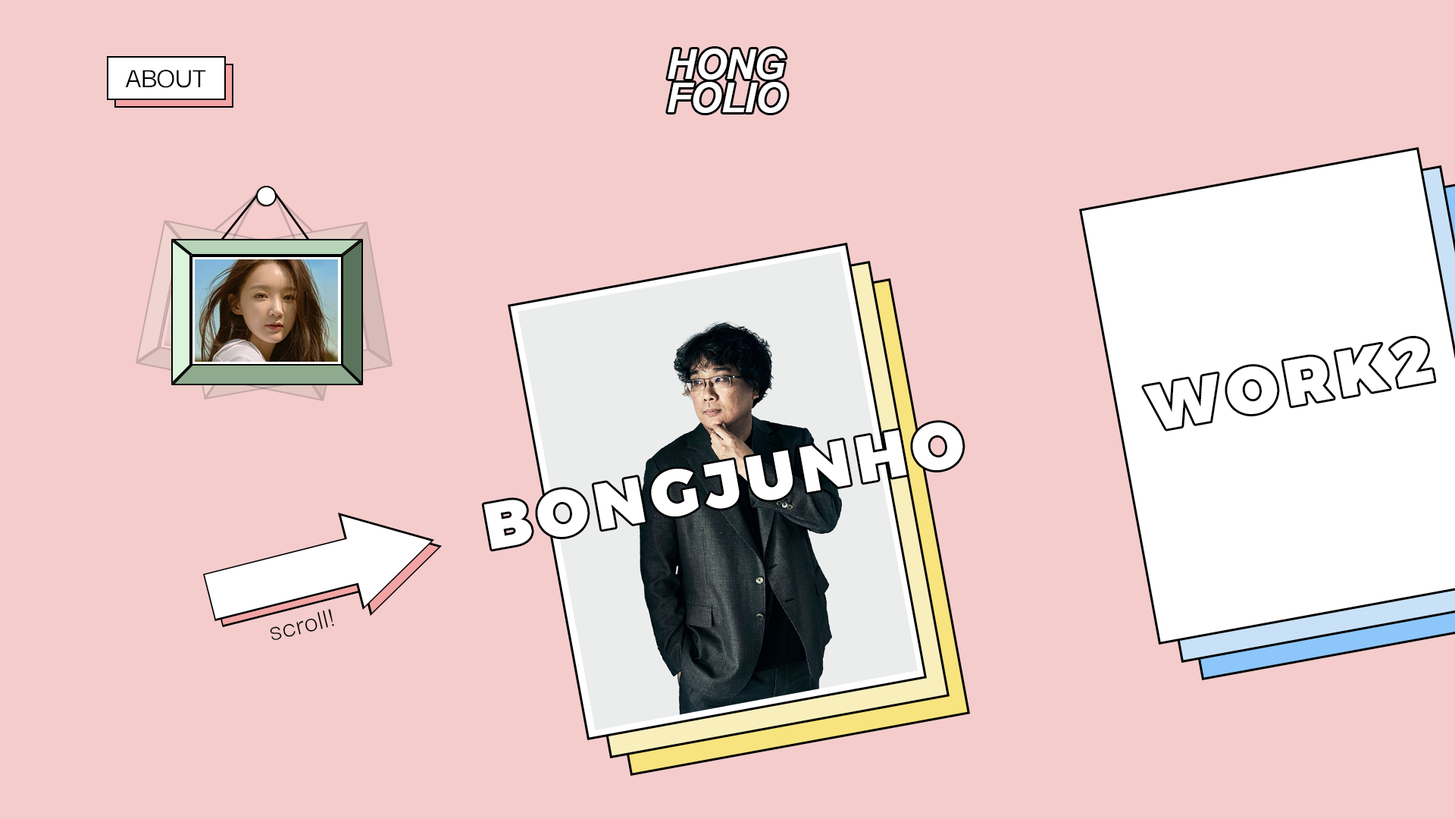
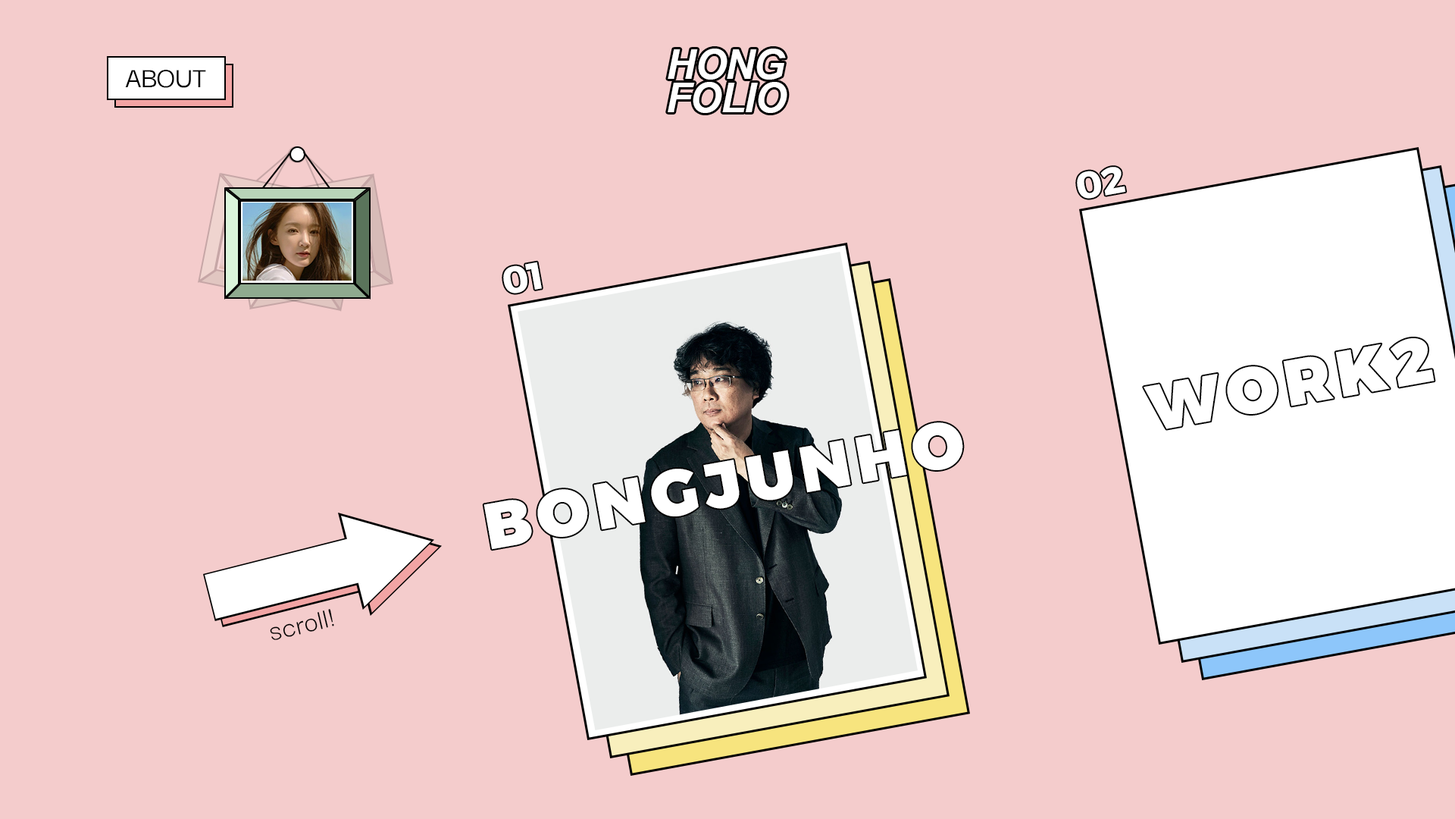
Layers edited between the first and the second w=1455, h=819 image:
painted on "unnamed" (1st of 3, in "액자") over [194, 202, 352, 362]
painted on "Rectangle 4 copy" (1st of 3, in "액자") over [171, 187, 240, 386]
painted on "Rectangle 4 copy 3" (1st of 3, in "액자") over [171, 187, 371, 256]
painted on "Rectangle 4 copy 2" (1st of 3, in "액자") over [171, 282, 371, 386]
painted on "Rectangle 4" (1st of 3, in "액자") over [341, 187, 371, 386]
painted on "Rectangle 3" (1st of 3, in "액자") over [191, 200, 355, 369]
painted on "Rectangle 2 copy" (1st of 3, in "액자") over [274, 151, 331, 242]
painted on "Rectangle 2" (1st of 3, in "액자") over [219, 153, 291, 242]
painted on "unnamed" (2nd of 3, in "액자 copy 2") over [163, 191, 342, 374]
painted on "Rectangle 4 copy" (2nd of 3, in "액자 copy 2") over [135, 172, 232, 364]
painted on "Rectangle 4 copy 3" (2nd of 3, in "액자 copy 2") over [164, 172, 364, 270]
painted on "Rectangle 4 copy 2" (2nd of 3, in "액자 copy 2") over [135, 269, 342, 401]
painted on "Rectangle 4" (2nd of 3, in "액자 copy 2") over [306, 201, 364, 401]
painted on "Rectangle 3" (2nd of 3, in "액자 copy 2") over [158, 187, 345, 381]
painted on "Rectangle 2 copy" (2nd of 3, in "액자 copy 2") over [274, 153, 323, 250]
painted on "Rectangle 2" (2nd of 3, in "액자 copy 2") over [212, 151, 291, 233]
painted on "unnamed" (3rd of 3, in "액자 copy") over [205, 191, 372, 373]
painted on "Rectangle 4 copy" (3rd of 3, in "액자 copy") over [178, 199, 263, 400]
painted on "Rectangle 4 copy 3" (3rd of 3, in "액자 copy") over [178, 173, 375, 268]
painted on "Rectangle 4 copy 2" (3rd of 3, in "액자 copy") over [203, 270, 394, 400]
painted on "Rectangle 4" (3rd of 3, in "액자 copy") over [349, 173, 394, 366]
painted on "Rectangle 3" (3rd of 3, in "액자 copy") over [200, 189, 376, 379]
painted on "Rectangle 2 copy" (3rd of 3, in "액자 copy") over [272, 150, 336, 235]
painted on "Rectangle 2" (3rd of 3, in "액자 copy") over [226, 154, 290, 250]
…and 5 more changes (2 added, 3 painted)
